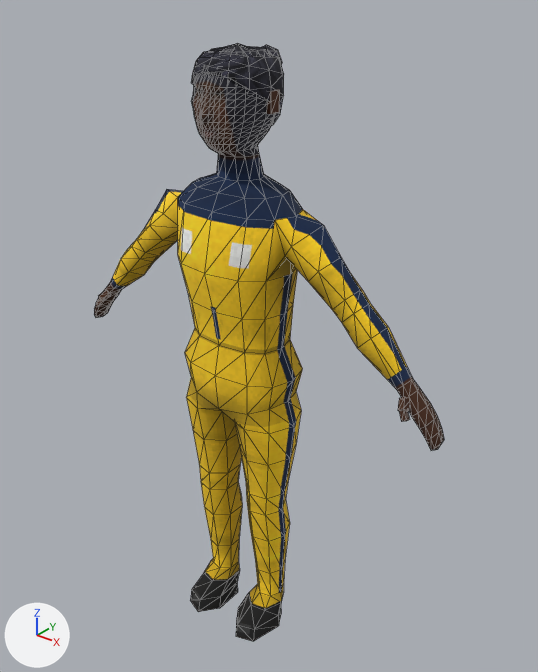
Before and after pictures for a commit that changed the glTF model modelos/piloto_m06.glb.
The view is the same before and after, from a 50 mm lens placed at (1.147, -1.319, 1.762), pointed at (0.032, 0.075, 0.897). Every picture has the same lights, and +X, +Y and +Z are marked at lower left. The older version comes first. Mesh edges are drawn as thin lines. Vertices at exactly the same position are counted once.

In view in the first picture: 'piloto_m06'.
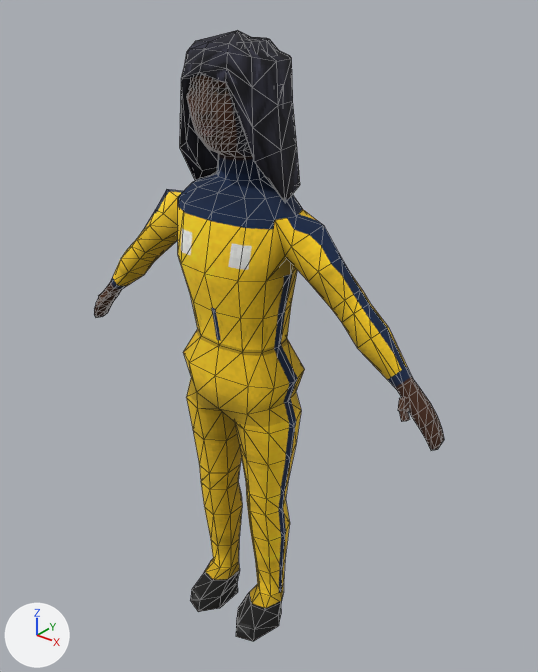
Boxes [x1, y1, x2, y2] around the edits, measured in the pictures (538 x 672 px; the box of a moved part takes in the faces that stretch with it):
'piloto_m06', reshaped: before [94, 43, 444, 641]; after [94, 30, 444, 641]
part 1 of me_piloto_m06, deleted: before [262, 45, 282, 64]
part 2 of me_piloto_m06, moved or reshaped: before [191, 43, 284, 157]; after [180, 30, 300, 201]
part 3 of me_piloto_m06, moved or reshaped: before [179, 259, 303, 414]; after [179, 259, 305, 414]
part 4 of me_piloto_m06, surface changed: [192, 78, 238, 151] in both

What changed in the scene script:
```text
Change me_piloto_m06:
    used by ob_piloto_m06; location = (0.0, 0.0, 0.0)
    remove me_piloto_m06.from_pydata(...)  # 826 vertices, 1606 faces; spans x -0.58..0.58, y -0.14..0.14, z 0.0..1.63
    add me_piloto_m06.from_pydata(...)  # 806 vertices, 1570 faces; spans x -0.58..0.58, y -0.14..0.15, z 0.0..1.65
    me_piloto_m06 part 1: the loose piece of 20 vertices spanning x -0.04..0.04, y 0.07..0.14, z 1.54..1.62 is deleted
    me_piloto_m06 part 2: 296 vertices moved from x -0.1..0.1, y -0.12..0.11, z 1.41..1.63 to x -0.14..0.14, y -0.12..0.15, z 1.29..1.65; 33 vertices removed from x -0.09..0.09, y -0.1..0.1, z 1.44..1.55; 33 vertices added at x -0.11..0.11, y -0.1..0.13, z 1.46..1.6
    me_piloto_m06 part 3: 22 vertices moved from x -0.17..0.17, y -0.08..0.08, z 0.84..1.02 to x -0.18..0.18, y -0.08..0.08, z 0.84..1.02
    me_piloto_m06 part 4: 208 kept faces spanning x -0.1..0.1, y -0.12..0.11, z 1.41..1.6 get new texture (UV) coordinates
```
